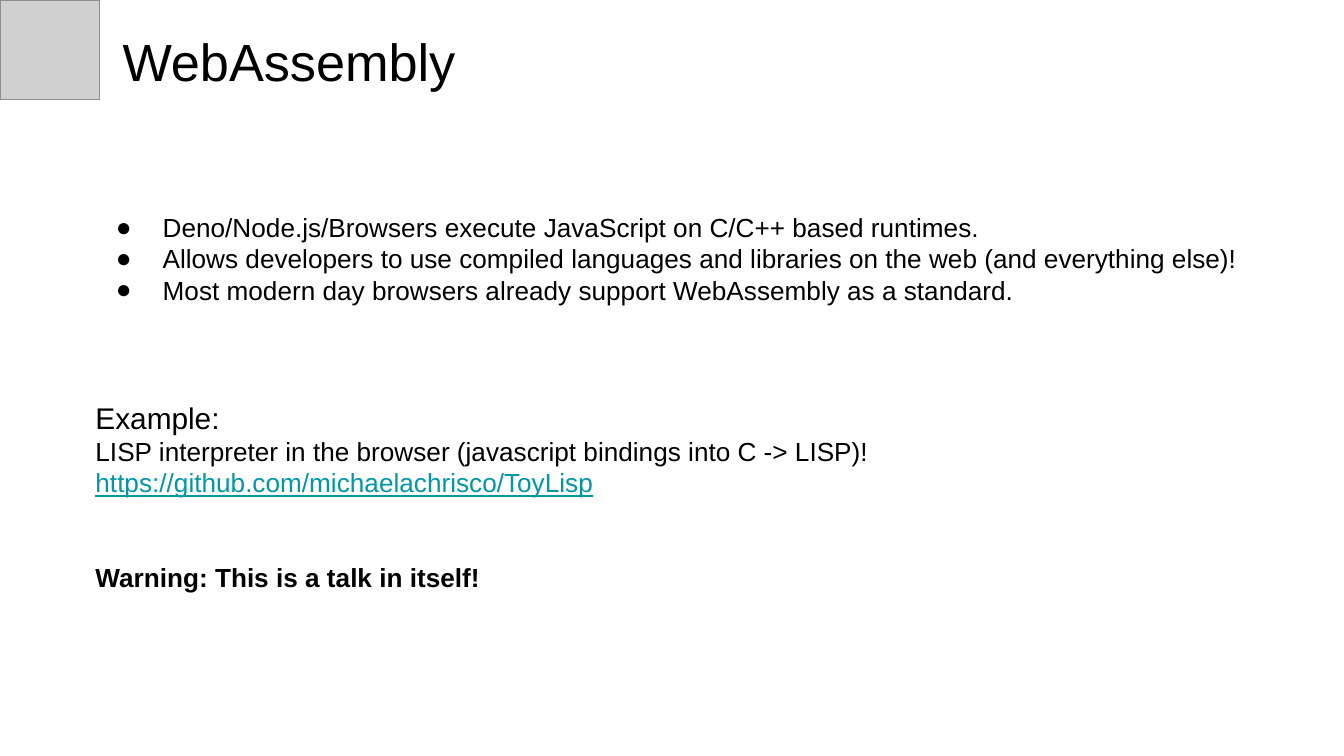
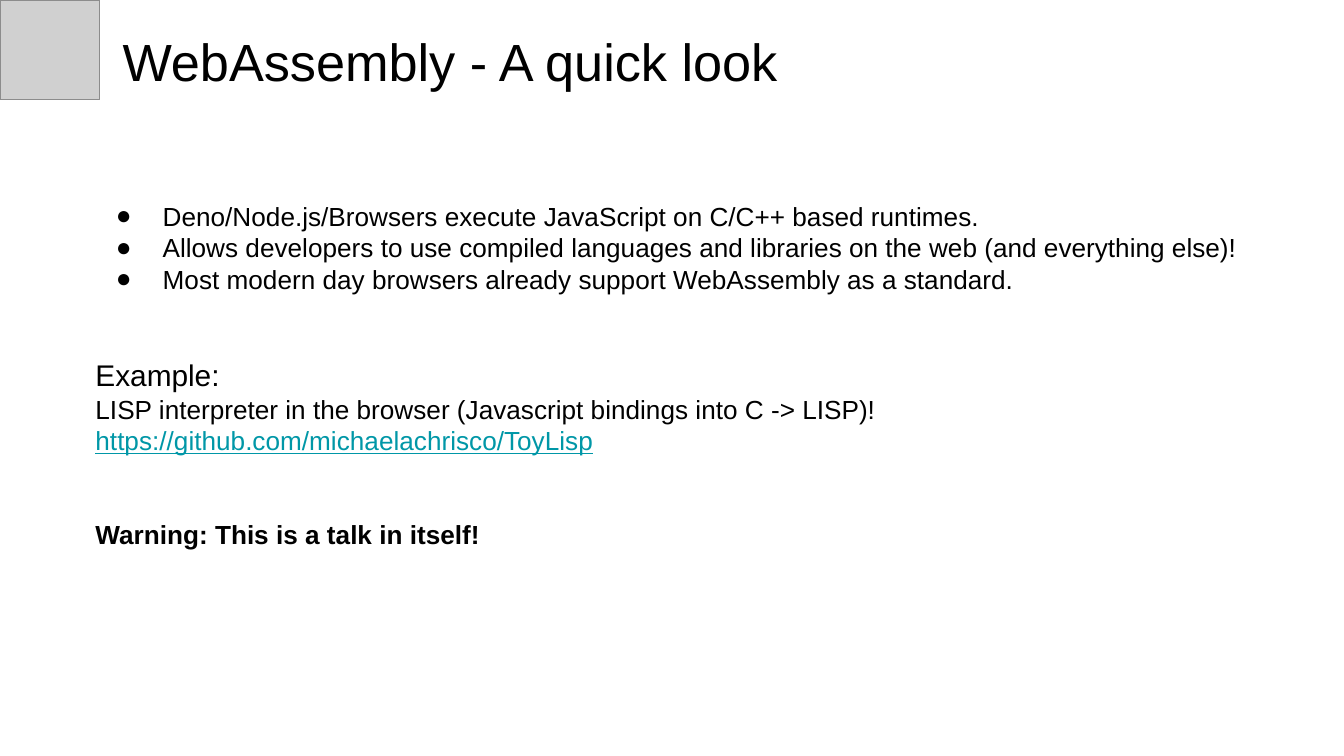
Before and after one commit to michaelachrisco/deno-developer-talk, a slide deck: slide 8 of Introduction to Deno.pptx. Drawn at 1344x756 pixels with LibreOffice and Linux fonts; fonts in the diff are those of the drawing; grey boxes stand for pictures. Boxes give left, top, right and bottom in pixels: in the first picture for what was removed or moved away, otherwise in the second. Text is boxed around its words. In the diff, an @@ line names an element or a change of style, - is before the commit and + after.

```diff
--- a/Introduction to Deno.pptx
+++ b/Introduction to Deno.pptx
@@ title at [123,43,778,91]: text changed @@
-WebAssembly
+WebAssembly - A quick look
@@ text "Deno/Node.js/Browsers execute JavaScript on C/C++ ...": place and size @@
-text "Deno/Node.js/Browsers execute JavaScript on C/C++ ..." at [95,218,1236,592]
+text "Deno/Node.js/Browsers execute JavaScript on C/C++ ..." at [95,207,1236,550]
@@ text at [95,400,875,424]: text changed @@
-LISP interpreter in the browser (javascript bindings into C -> LISP)!
+LISP interpreter in the browser (Javascript bindings into C -> LISP)!
```
Also in this commit, not shown: 7 other slides changed, 4 slides added, 1 other file.
